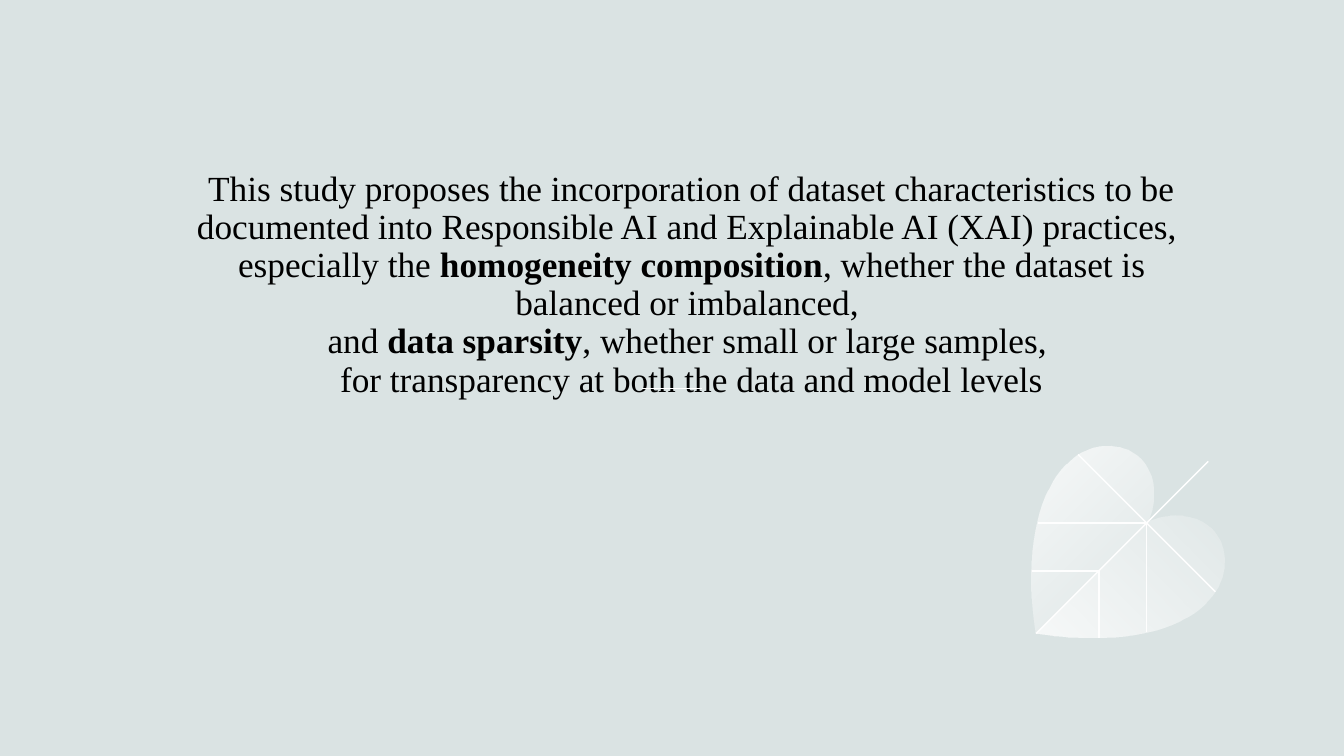
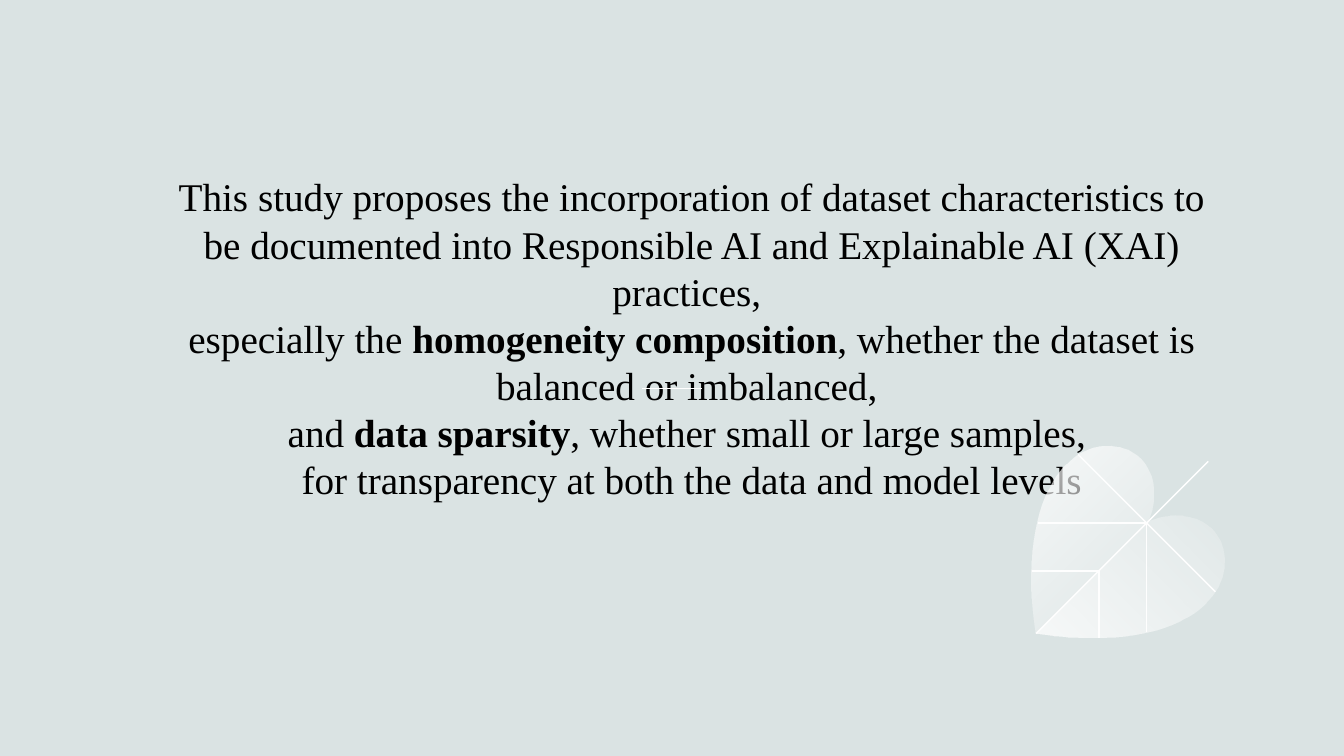
Before and after one commit to hennypurwadi/Imbalanced-or-Balanced-Dataset-Composition, a slide deck: slide 5 of 202370140_XAI_Presentation_1.pptx. Drawn at 1344x756 pixels with LibreOffice and Linux fonts; fonts in the diff are those of the drawing. Boxes give left, top, right and bottom in pixels: in the first picture for what was removed or moved away, otherwise in the second. Text is boxed around its words. In the diff, an @@ line names an element or a change of style, - is before the commit and + after.

```diff
--- a/202370140_XAI_Presentation_1.pptx
+++ b/202370140_XAI_Presentation_1.pptx
@@ title "This study proposes the incorporation ..." at [179,183,1204,501]: size 25.2 to 28 pt; line spacing 0.9 to 1 @@
```
Also in this commit, not shown: 8 other slides changed, 3 slides added, 1 slide removed, 1 other file.
